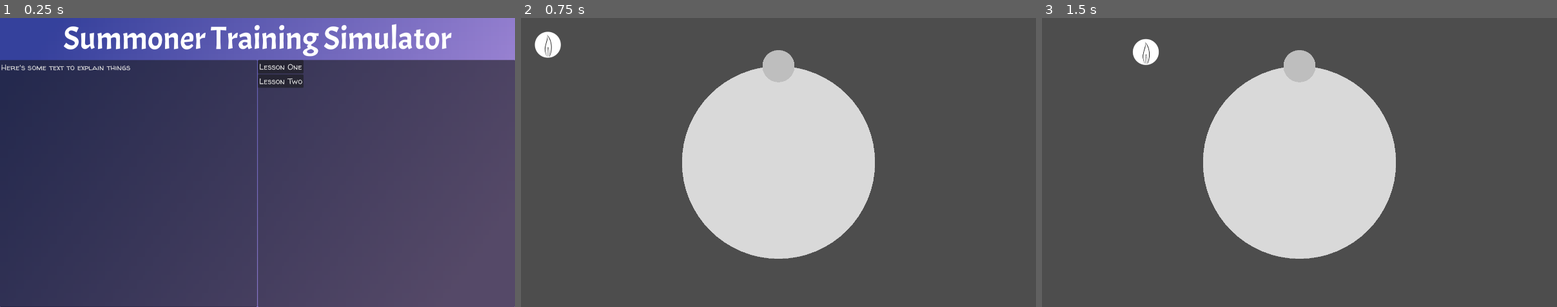
Above: before the commit, frames 1-3 (left to right).
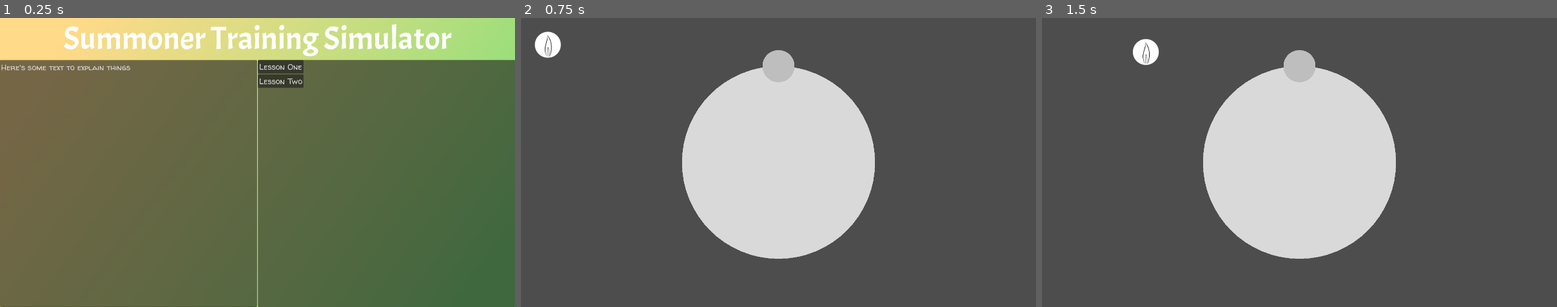
Above: after the commit, the same moments.

Repository: jwodicka/LD55
Game: Godot game, scene res://main_menu.tscn
The game is run twice, just before and just after one commit, with the same random seed, the same clock (stepped at 60 frames per second) and the same inputs.
Inputs (mouse positions are in pixels of both pictures, inside the frame that each line leads up to):
- Up to frame 1 (0.25 s): no input
- Up to frame 2 (0.75 s): click "Lesson One" at 0.5 s
- Up to frame 3 (1.5 s): tap Enter at 1.25 s; drag from (1067, 44) to (1299, 67) at 1.27 s

The runs differ from the first frame. In frame 1, 97% of the frame differs, in the area x 0-100%, y 0-100%; in frame 2, nothing differs; in frame 3, nothing differs.

Commit message:
Improved theming

Diff:
--- /dev/null
+++ b/bg_gradient.tres
@@ -0,0 +1,10 @@
+[gd_resource type="GradientTexture2D" load_steps=2 format=3 uid="uid://drmvu1tlj7kx8"]
+
+[sub_resource type="Gradient" id="Gradient_hsbcq"]
+interpolation_color_space = 2
+colors = PackedColorArray(1, 0.854902, 0.537255, 1, 0.470588, 0.87451, 0.470588, 1)
+
+[resource]
+gradient = SubResource("Gradient_hsbcq")
+fill_from = Vector2(0, 0.36413)
+fill_to = Vector2(1, 0.766304)
--- a/main_menu.tscn
+++ b/main_menu.tscn
@@ -1,15 +1,8 @@
-[gd_scene load_steps=5 format=3 uid="uid://0ldqvd7vnlwa"]
+[gd_scene load_steps=4 format=3 uid="uid://0ldqvd7vnlwa"]
 
-[ext_resource type="FontFile" uid="uid://bfxvkt6h2o1wd" path="res://fonts/Acme-Regular.ttf" id="1_8mnql"]
 [ext_resource type="Script" path="res://MainMenu.gd" id="1_vefiu"]
-
-[sub_resource type="Gradient" id="Gradient_kji2a"]
-colors = PackedColorArray(0.210954, 0.255119, 0.611776, 1, 0.684744, 0.565964, 0.868645, 1)
-
-[sub_resource type="GradientTexture2D" id="GradientTexture2D_47ptj"]
-gradient = SubResource("Gradient_kji2a")
-fill_from = Vector2(0, 0.270642)
-fill_to = Vector2(1, 0.678899)
+[ext_resource type="Texture2D" uid="uid://drmvu1tlj7kx8" path="res://bg_gradient.tres" id="2_2k85s"]
+[ext_resource type="Script" path="res://TitleLabel.gd" id="3_0wikk"]
 
 [node name="MainMenu" type="Control"]
 layout_mode = 3
@@ -27,7 +20,7 @@
 anchor_bottom = 1.0
 grow_horizontal = 2
 grow_vertical = 2
-texture = SubResource("GradientTexture2D_47ptj")
+texture = ExtResource("2_2k85s")
 
 [node name="VBoxContainer" type="VBoxContainer" parent="."]
 layout_mode = 1
@@ -37,12 +30,12 @@
 grow_horizontal = 2
 grow_vertical = 2
 
-[node name="Label" type="Label" parent="VBoxContainer"]
+[node name="TitleLabel" type="Label" parent="VBoxContainer"]
 layout_mode = 2
-theme_override_fonts/font = ExtResource("1_8mnql")
-theme_override_font_sizes/font_size = 120
+theme_type_variation = &"HeaderLarge"
 text = "Summoner Training Simulator"
 horizontal_alignment = 1
+script = ExtResource("3_0wikk")
 
 [node name="HBoxContainer" type="HBoxContainer" parent="VBoxContainer"]
 layout_mode = 2
--- a/summoner_theme.tres
+++ b/summoner_theme.tres
@@ -1,7 +1,17 @@
-[gd_resource type="Theme" load_steps=2 format=3 uid="uid://daf7aw2ai0ai5"]
+[gd_resource type="Theme" load_steps=4 format=3 uid="uid://daf7aw2ai0ai5"]
 
+[ext_resource type="Texture2D" uid="uid://drmvu1tlj7kx8" path="res://bg_gradient.tres" id="1_2cs5s"]
 [ext_resource type="FontFile" uid="uid://drjgf2vdbypi" path="res://fonts/WalterTurncoat-Regular.ttf" id="1_buwm6"]
+[ext_resource type="FontFile" uid="uid://bfxvkt6h2o1wd" path="res://fonts/Acme-Regular.ttf" id="2_fhd87"]
 
 [resource]
 default_font = ExtResource("1_buwm6")
 default_font_size = 30
+/colors/air_base = Color(0.666667, 0.529412, 0.223529, 1)
+/colors/earth_base = Color(0.176471, 0.533333, 0.176471, 1)
+/colors/fire_base = Color(0.666667, 0.223529, 0.223529, 1)
+/colors/water_base = Color(0.184314, 0.247059, 0.45098, 1)
+/icons/background_gradient = ExtResource("1_2cs5s")
+HeaderLarge/base_type = &"Label"
+HeaderLarge/font_sizes/font_size = 120
+HeaderLarge/fonts/font = ExtResource("2_fhd87")
